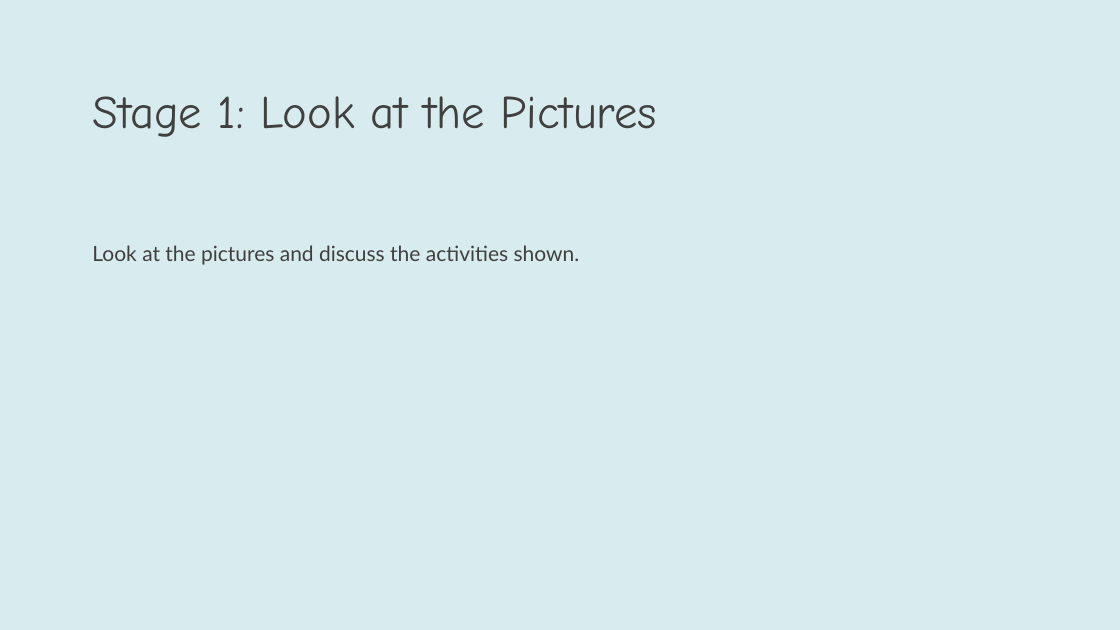
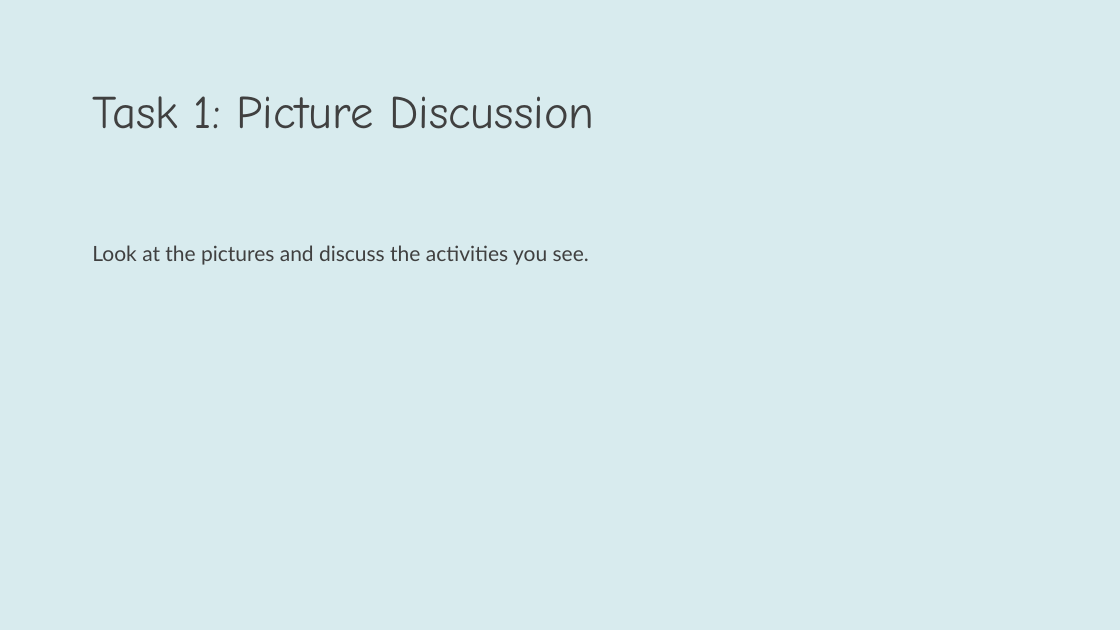
Before and after one commit to YuSh1nafk/IPR2026, a slide deck: slide 40 of back_end/outputs/Global_Success_Book_4_Presentation.pptx (slide 45 before the commit). Drawn at 1120x630 pixels with LibreOffice and Linux fonts; fonts in the diff are those of the drawing. Boxes give left, top, right and bottom in pixels: in the first picture for what was removed or moved away, otherwise in the second. Text is boxed around its words. In the diff, an @@ line names an element or a change of style, - is before the commit and + after.

```diff
--- a/back_end/outputs/Global_Success_Book_4_Presentation.pptx
+++ b/back_end/outputs/Global_Success_Book_4_Presentation.pptx
@@ title at [92,96,594,129]: text changed @@
-Stage 1: Look at the Pictures
+Task 1: Picture Discussion
@@ text at [92,245,589,265]: text changed @@
-Look at the pictures and discuss the activities shown.
+Look at the pictures and discuss the activities you see.
```
Also in this commit, not shown: 49 other slides changed, 4 slides added, 9 slides removed, 24 other files.
